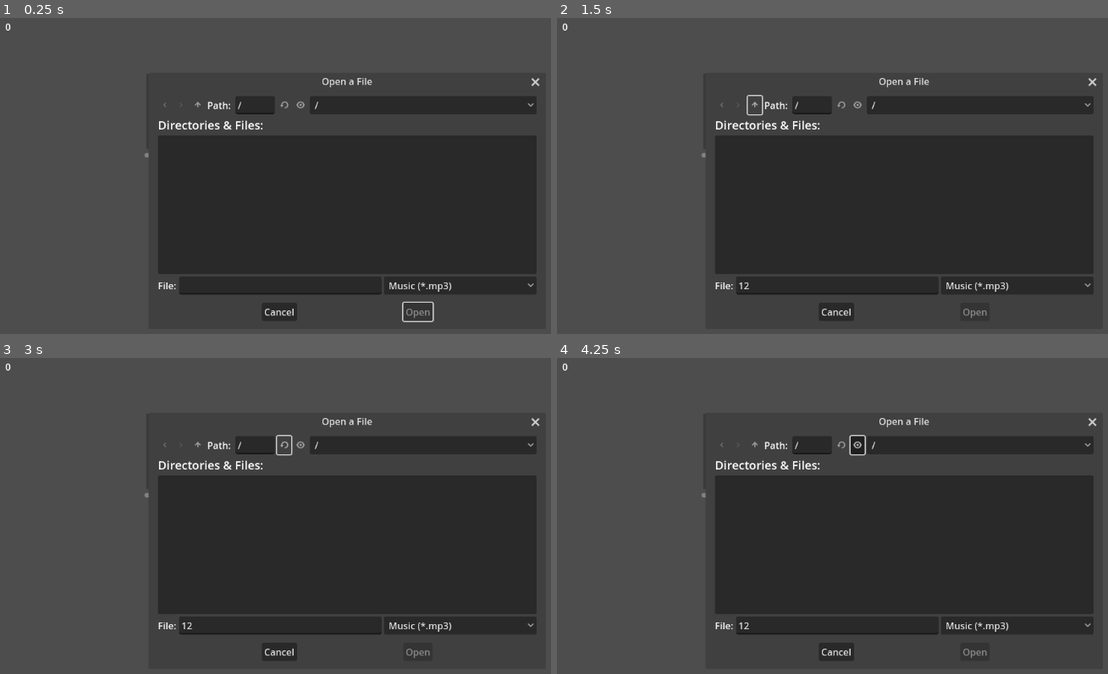
Above: before the commit, frames 1-4 (two rows, left to right).
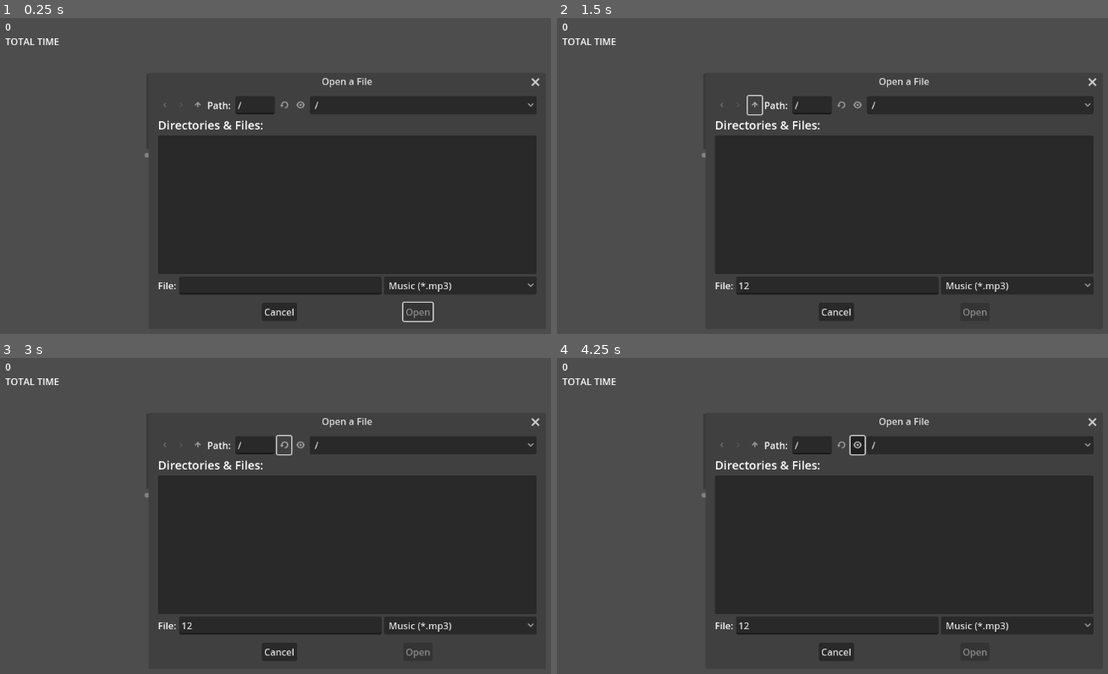
Above: after the commit, the same moments.

Repository: KindaWrks/Music-Player
Game: Godot game, scene res://MusicNode.tscn
Two runs of this game, one before a commit and one after it. Both use one fixed random seed, a clock stepped at 60 frames per second and the inputs below. The project has no main scene, so this scene is started directly.
Inputs (mouse positions are in pixels of both pictures, inside the frame that each line leads up to):
- Up to frame 1 (0.25 s): no input
- Up to frame 2 (1.5 s): click (838, 286) at 0.52 s; type "12" at 0.6 s; click (755, 106) at 1.25 s
- Up to frame 3 (3 s): click (198, 446) at 2 s; click (286, 446) at 2.75 s
- Up to frame 4 (4.25 s): click (860, 446) at 3.5 s

The runs differ from the first frame. In frame 1, 0.1% of the frame differs, in the area x 0-11%, y 6-9%; in frame 2, 0.1%; in frame 3, 0.1%; in frame 4, 0.1%.

Commit message:
Add total time placeholder

Diff:
--- a/MusicNode.tscn
+++ b/MusicNode.tscn
@@ -48,5 +48,12 @@
 offset_bottom = 52.0
 text = "TIME"
 
+[node name="MusicTotalTimeLabel" type="Label" parent="."]
+offset_left = 48.0
+offset_top = 53.0
+offset_right = 157.0
+offset_bottom = 77.0
+text = "TOTAL TIME"
+
 [connection signal="file_selected" from="FD_OPEN" to="." method="_on_fd_open_file_selected"]
 [connection signal="value_changed" from="HSlider" to="." method="_on_h_slider_value_changed"]
